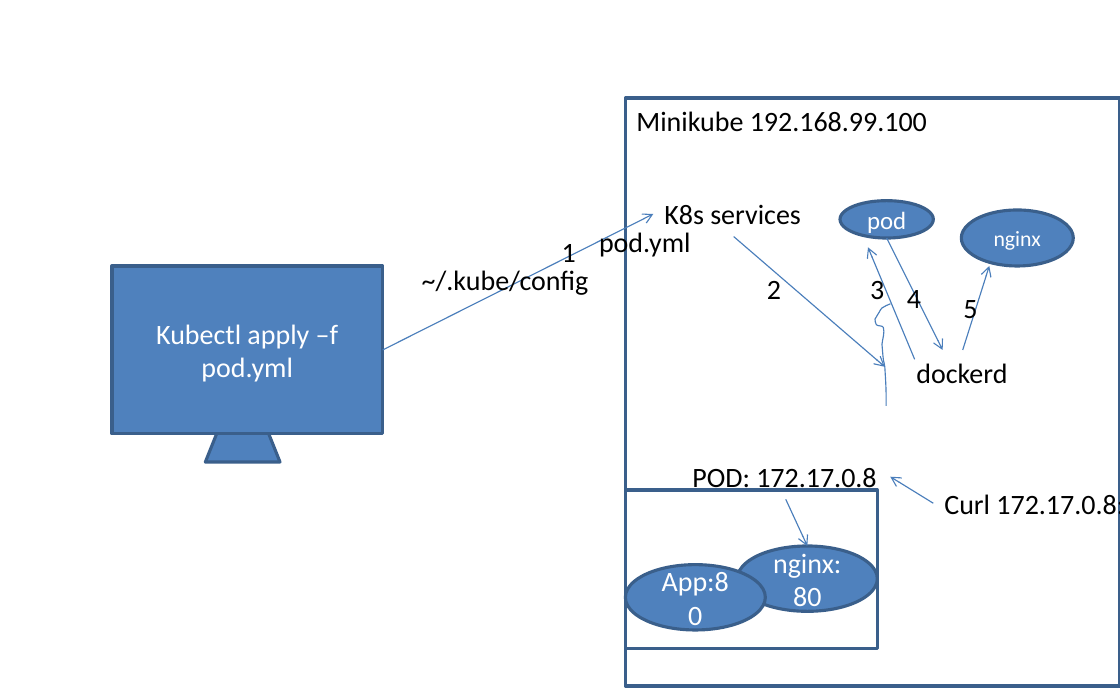
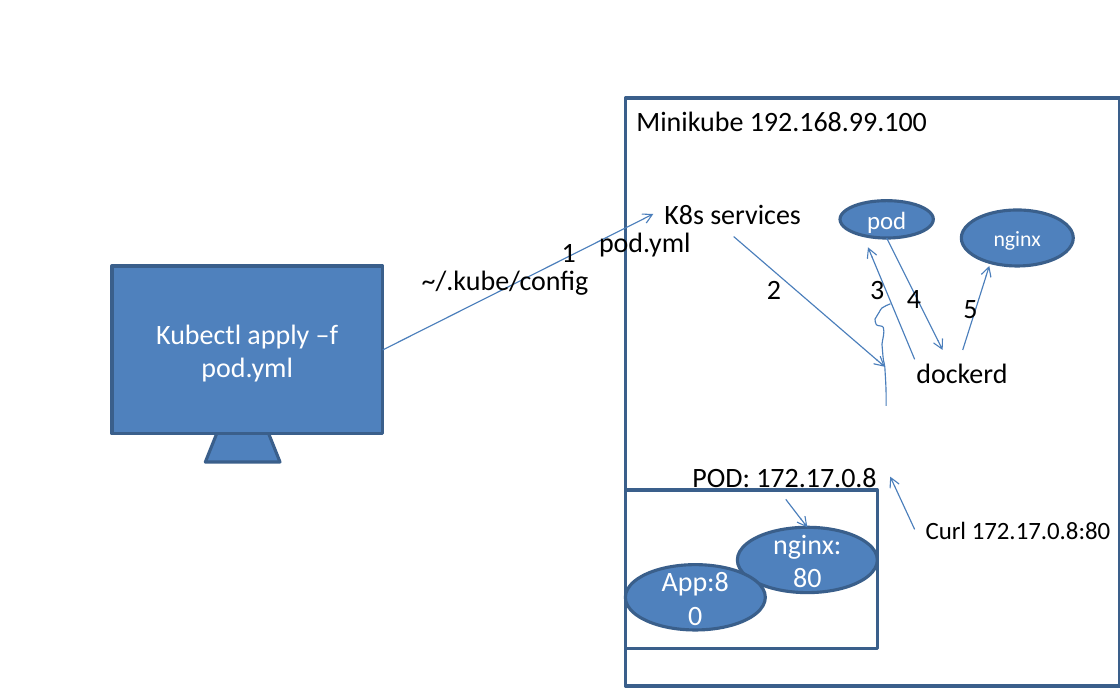
Before and after one commit to AdityaSP/ora-jul22-dock-kube, a slide deck: slide 13 of rough-diag.pptx. Drawn at 1120x700 pixels with LibreOffice and Linux fonts; fonts in the diff are those of the drawing. Boxes give left, top, right and bottom in pixels: in the first picture for what was removed or moved away, otherwise in the second. Text is boxed around its words. In the diff, an @@ line names an element or a change of style, - is before the commit and + after.

Commit message:
day4 mid

```diff
--- a/rough-diag.pptx
+++ b/rough-diag.pptx
@@ arrow moved from (933, 503) - (890, 477) to (915, 530) - (890, 477) @@
@@ arrow moved from (786, 500) - (808, 547) to (786, 500) - (808, 528) @@
@@ text "Curl 172.17.0.8:80": place and size @@
-text "Curl 172.17.0.8:80" at bbox=[944, 490, 1120, 520]
+text "Curl 172.17.0.8:80" at bbox=[926, 521, 1111, 540]
@@ text "Curl 172.17.0.8:80" at bbox=[926, 521, 1111, 540]: size 18 to 16 pt @@
@@ ellipse "nginx:80": place and size @@
-ellipse "nginx:80" at bbox=[737, 547, 877, 612]
+ellipse "nginx:80" at bbox=[737, 528, 877, 592]
```
Also in this commit, not shown: 2 slides added.
